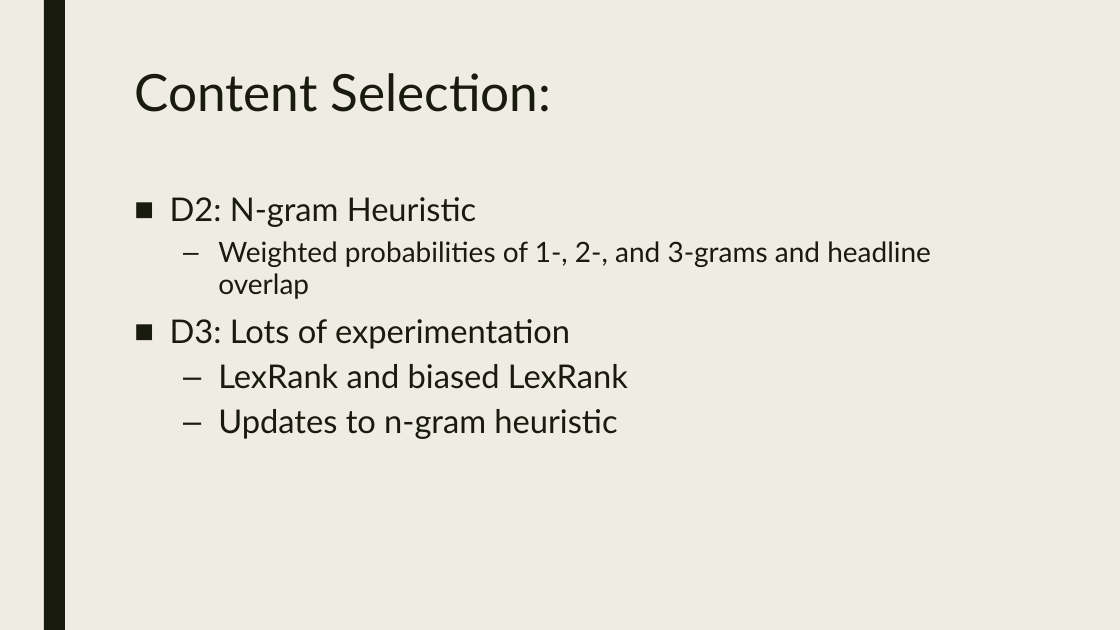
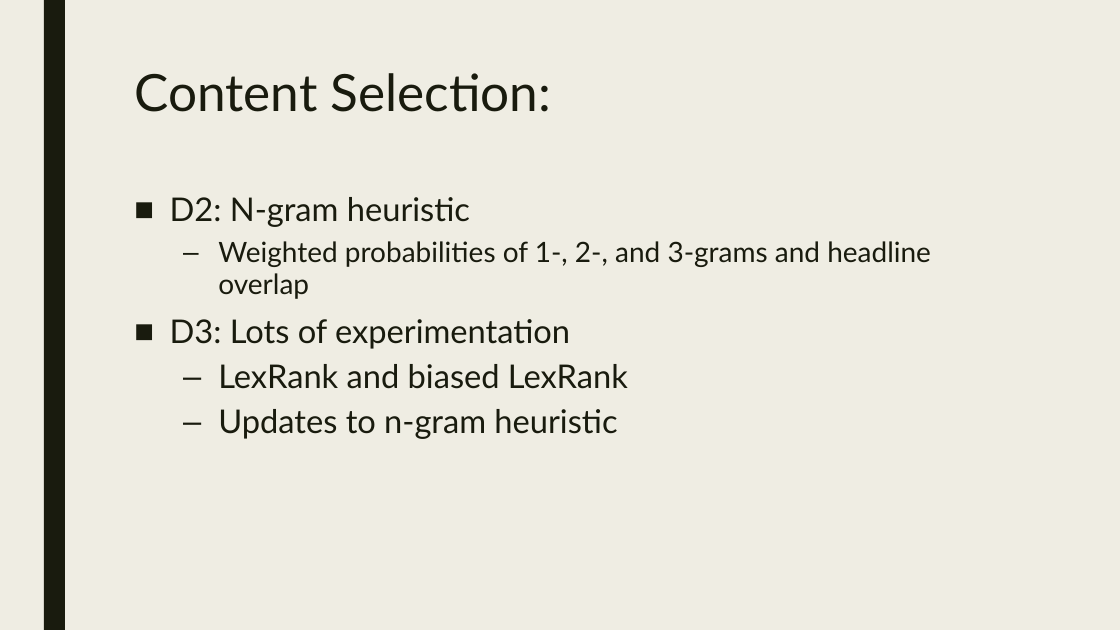
Before and after one commit to Mindful/ling-573, a slide deck: slide 7 of doc/D3_presentation.pptx (slide 8 before the commit). Drawn at 1120x630 pixels with LibreOffice and Linux fonts; fonts in the diff are those of the drawing. Boxes give left, top, right and bottom in pixels: in the first picture for what was removed or moved away, otherwise in the second. Text is boxed around its words. In the diff, an @@ line names an element or a change of style, - is before the commit and + after.

```diff
--- a/doc/D3_presentation.pptx
+++ b/doc/D3_presentation.pptx
@@ text at box(170, 197, 470, 227): text changed @@
-■ D2: N-gram Heuristic
+■ D2: N-gram heuristic
```
Also in this commit, not shown: 3 other slides changed, 1 slide removed.
